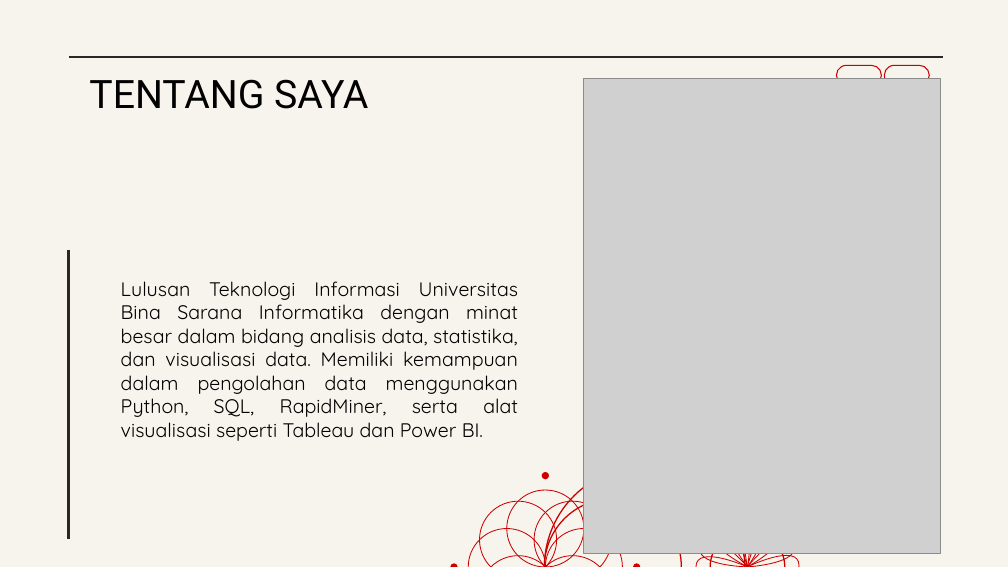
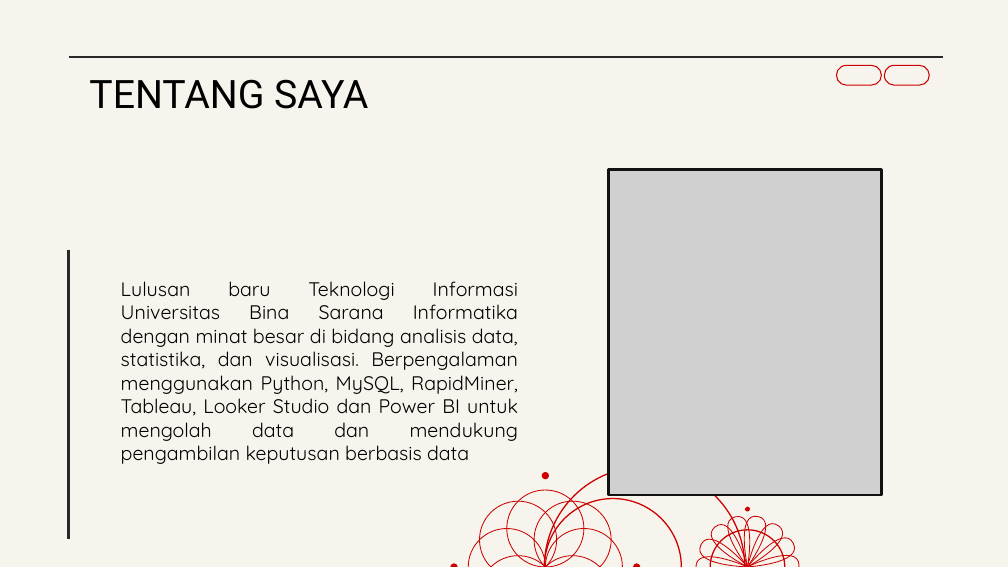
Before and after one commit to DisyaAriza/Project_magang, a slide deck: slide 2 of Portopolio Disya.pptx. Drawn at 1008x567 pixels with LibreOffice and Linux fonts; fonts in the diff are those of the drawing; grey boxes stand for pictures. Boxes give left, top, right and bottom in pixels: in the first picture for what was removed or moved away, otherwise in the second. Text is boxed around its words. In the diff, an @@ line names an element or a change of style, - is before the commit and + after.

```diff
--- a/Portopolio Disya.pptx
+++ b/Portopolio Disya.pptx
@@ picture: place and size @@
-picture at <box>584,79,940,554</box>
+picture at <box>609,169,881,495</box>
@@ subtitle at <box>121,281,519,464</box>: text changed @@
-Lulusan Teknologi Informasi Universitas Bina Sarana Informatika dengan minat besar dalam bidang analisis data, statistika, dan visualisasi data. Memiliki kemampuan dalam pengolahan data menggunakan Python, SQL, RapidMiner, serta alat visualisasi seperti Tableau dan Power BI.
+Lulusan baru Teknologi Informasi Universitas Bina Sarana Informatika dengan minat besar di bidang analisis data, statistika, dan visualisasi. Berpengalaman menggunakan Python, MySQL, RapidMiner, Tableau, Looker Studio dan Power BI untuk mengolah data dan mendukung pengambilan keputusan berbasis data
@@ freeform shape added at <box>746,507,750,511</box>, fill #CC0000, outline #CC0000 0.75 pt @@
```
Also in this commit, not shown: 9 other slides changed, 1 slide added, 2 slides removed, 1 other file.
